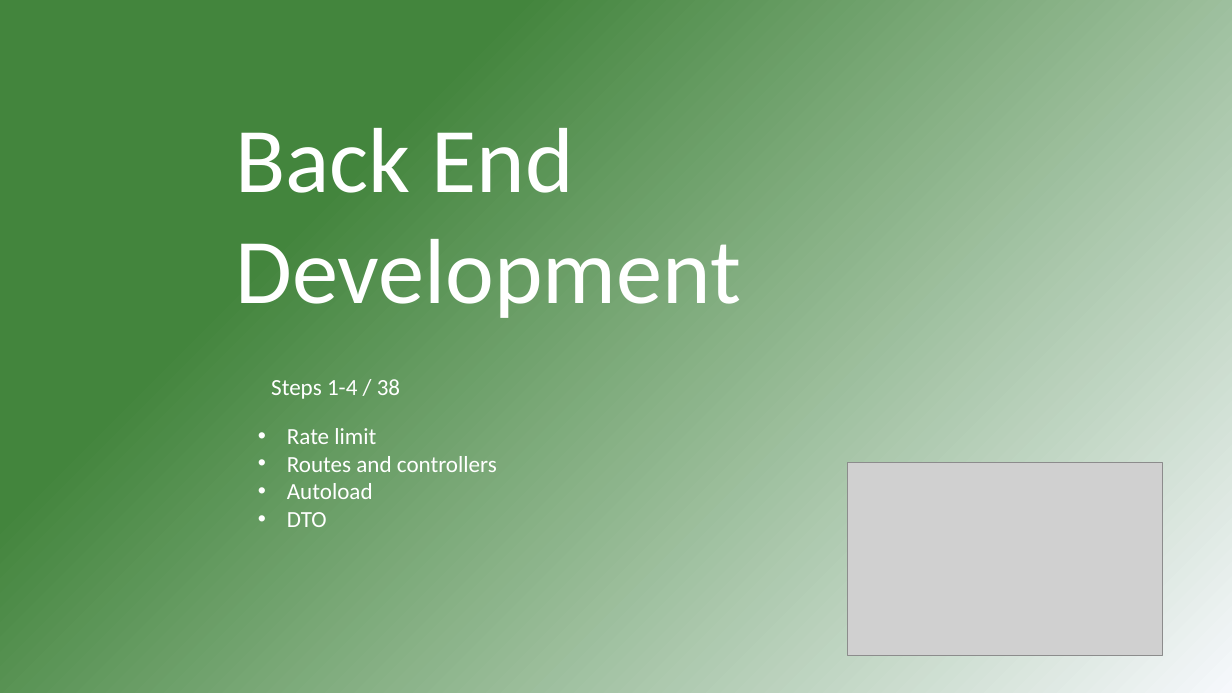
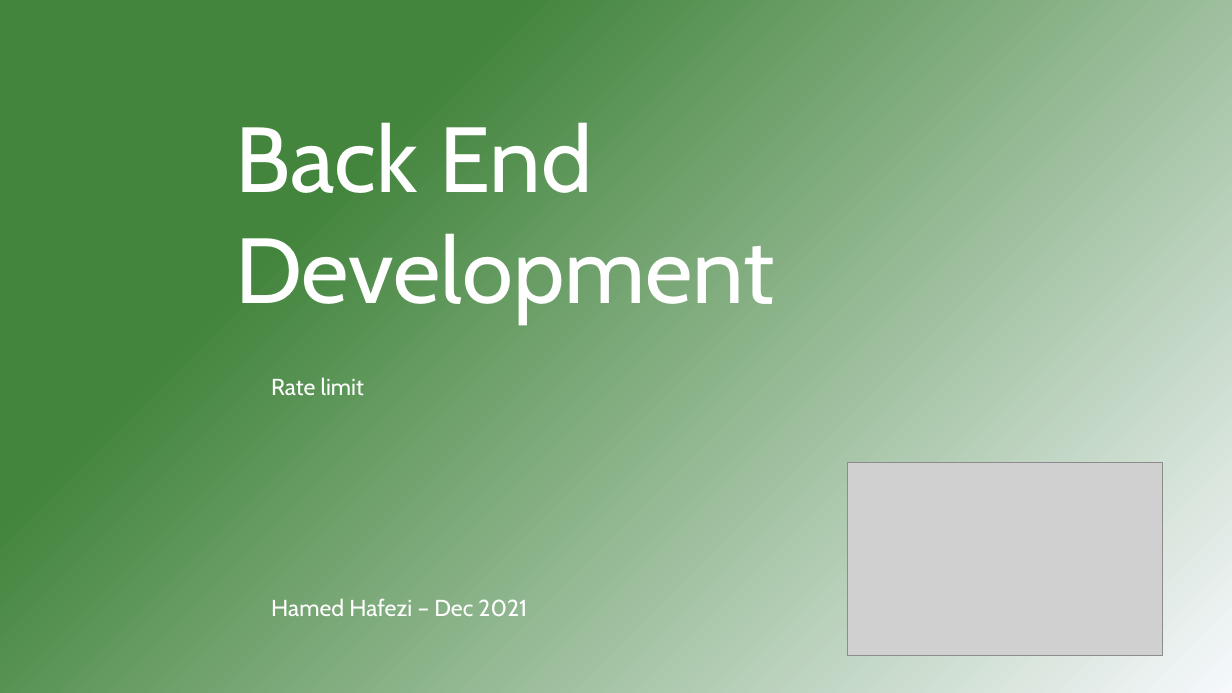
Before and after one commit to hamedhafezi/ppt, a slide deck: slide 1 of BK.pptx. Drawn at 1232x693 pixels with LibreOffice and Linux fonts; fonts in the diff are those of the drawing; grey boxes stand for pictures. Boxes give left, top, right and bottom in pixels: in the first picture for what was removed or moved away, otherwise in the second. Text is boxed around its words. In the diff, an @@ line names an element or a change of style, - is before the commit and + after.

Commit message:
Add rate limit algorithms

```diff
--- a/BK.pptx
+++ b/BK.pptx
@@ text "Back End Development" at (x1=235, y1=122, x2=775, y2=323): font Calibri to Cabin @@
@@ text at (x1=271, y1=377, x2=364, y2=396): text changed; font Calibri to Cabin @@
-Steps 1-4 / 38
+Rate limit
@@ text removed at (x1=287, y1=428, x2=497, y2=527) @@
-• Rate limit
-• Routes and controllers
-• Autoload
-• DTO
@@ text added at (x1=271, y1=598, x2=527, y2=616), 18 pt, text #FFFFFF @@
+Hamed Hafezi – Dec 2021
```
Also in this commit, not shown: 4 other slides changed, 4 slides added.
